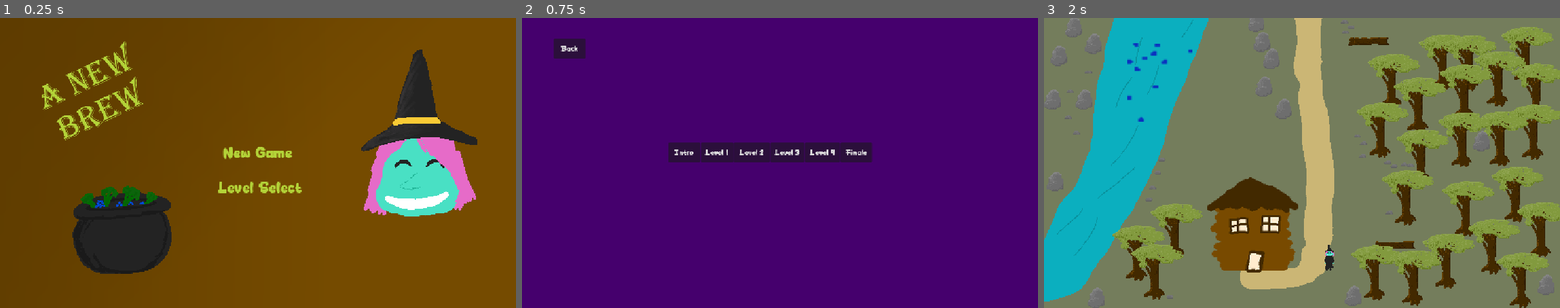
Above: before the commit, frames 1-3 (left to right).
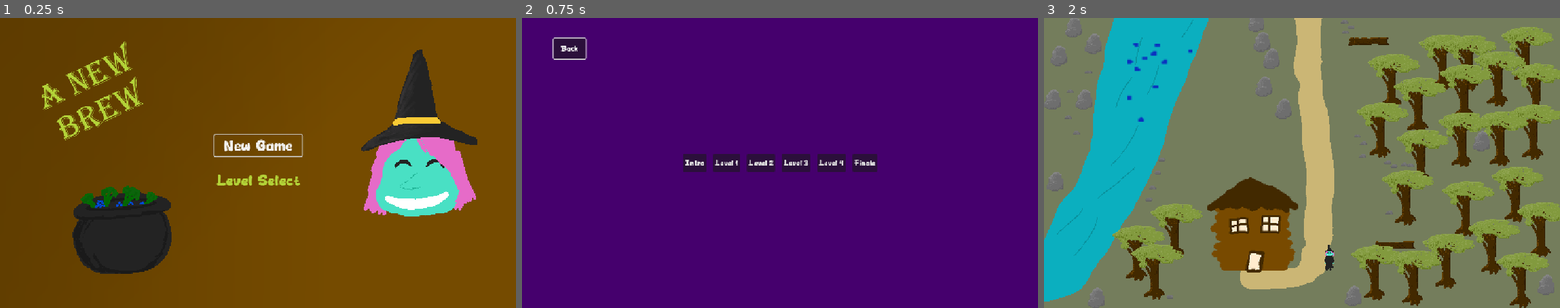
Above: after the commit, the same moments.

Repository: PeterMaidaRobot/Brewing-Game-Jam
Game: Godot game, scene res://scenes/levels/main_menu.tscn
The game is run twice, just before and just after one commit, with the same random seed, the same clock (stepped at 60 frames per second) and the same inputs.
Inputs:
- Up to frame 1 (0.25 s): no input
- Up to frame 2 (0.75 s): click "Level Select" at 0.5 s
- Up to frame 3 (2 s): click "Intro" at 1.25 s

The runs differ from the first frame. In frame 1, 1.3% of the frame differs, in the area x 41-59%, y 40-61%; in frame 2, 3.2%, in the area x 5-69%, y 6-54%; in frame 3, nothing differs.

Commit message:
Implemented focusing the main menu via keyboard or mouse!

Diff:
--- a/scenes/levels/main_menu.tscn
+++ b/scenes/levels/main_menu.tscn
@@ -19,38 +19,37 @@
 position = Vector2(576, 324)
 texture = ExtResource("2_leamy")
 
-[node name="NewGameButton" type="Button" parent="MenuScreen" unique_id=531183831]
+[node name="VBoxContainer" type="VBoxContainer" parent="MenuScreen" unique_id=801924495]
 layout_mode = 1
 anchors_preset = 8
 anchor_left = 0.5
 anchor_top = 0.5
 anchor_right = 0.5
 anchor_bottom = 0.5
-offset_left = -96.0
-offset_top = -54.0
-offset_right = 94.5
-offset_bottom = 8.0
+offset_left = -97.5
+offset_top = -50.0
+offset_right = 97.5
+offset_bottom = 50.0
 grow_horizontal = 2
 grow_vertical = 2
+theme_override_constants/separation = 30
+
+[node name="NewGameButton" type="Button" parent="MenuScreen/VBoxContainer" unique_id=531183831]
+layout_mode = 2
+focus_next = NodePath("../LevelSelectButton")
+focus_previous = NodePath("../LevelSelectButton")
+mouse_default_cursor_shape = 2
 theme_override_colors/font_color = Color(0.7019608, 0.827451, 0.21960784, 1)
 theme_override_fonts/font = ExtResource("3_721jg")
 theme_override_font_sizes/font_size = 32
 text = "New Game"
 flat = true
 
-[node name="LevelSelectButton" type="Button" parent="MenuScreen" unique_id=365482663]
-layout_mode = 1
-anchors_preset = 8
-anchor_left = 0.5
-anchor_top = 0.5
-anchor_right = 0.5
-anchor_bottom = 0.5
-offset_left = -112.0
-offset_top = 20.0
-offset_right = 119.0
-offset_bottom = 89.0
-grow_horizontal = 2
-grow_vertical = 2
+[node name="LevelSelectButton" type="Button" parent="MenuScreen/VBoxContainer" unique_id=365482663]
+layout_mode = 2
+focus_next = NodePath("../NewGameButton")
+focus_previous = NodePath("../NewGameButton")
+mouse_default_cursor_shape = 2
 theme_override_colors/font_color = Color(0.7019608, 0.827451, 0.21960784, 1)
 theme_override_fonts/font = ExtResource("3_721jg")
 theme_override_font_sizes/font_size = 32
@@ -58,7 +57,6 @@
 flat = true
 
 [node name="LevelScreen" type="Control" parent="." unique_id=1666513167]
-visible = false
 layout_mode = 3
 anchors_preset = 15
 anchor_right = 1.0
@@ -75,103 +73,75 @@
 grow_vertical = 2
 color = Color(0.27058825, 0, 0.42745098, 1)
 
-[node name="IntroButton" type="Button" parent="LevelScreen" unique_id=1730304502]
-layout_mode = 0
-offset_left = 327.0
-offset_top = 278.0
-offset_right = 398.0
-offset_bottom = 323.0
-theme_override_fonts/font = ExtResource("3_721jg")
-text = "Intro"
-
 [node name="BackButton" type="Button" parent="LevelScreen" unique_id=979414436]
 layout_mode = 0
 offset_left = 71.0
 offset_top = 46.0
 offset_right = 142.0
 offset_bottom = 91.0
+focus_next = NodePath("../HBoxContainer/IntroButton")
+focus_previous = NodePath("../HBoxContainer/FinaleButton")
+mouse_default_cursor_shape = 2
 theme_override_fonts/font = ExtResource("3_721jg")
 text = "Back"
 
-[node name="Level1Button" type="Button" parent="LevelScreen" unique_id=1203191206]
+[node name="HBoxContainer" type="HBoxContainer" parent="LevelScreen" unique_id=58123405]
 layout_mode = 1
 anchors_preset = 8
 anchor_left = 0.5
 anchor_top = 0.5
 anchor_right = 0.5
 anchor_bottom = 0.5
-offset_left = -177.0
-offset_top = -46.0
-offset_right = -104.0
-offset_bottom = -1.0
+offset_left = -189.0
+offset_top = -20.0
+offset_right = 189.0
+offset_bottom = 20.0
 grow_horizontal = 2
 grow_vertical = 2
+theme_override_constants/separation = 15
+
+[node name="IntroButton" type="Button" parent="LevelScreen/HBoxContainer" unique_id=1730304502]
+layout_mode = 2
+mouse_default_cursor_shape = 2
+theme_override_fonts/font = ExtResource("3_721jg")
+text = "Intro"
+
+[node name="Level1Button" type="Button" parent="LevelScreen/HBoxContainer" unique_id=1203191206]
+layout_mode = 2
+mouse_default_cursor_shape = 2
 theme_override_fonts/font = ExtResource("3_721jg")
 text = "Level 1"
 
-[node name="Level2Button" type="Button" parent="LevelScreen" unique_id=37050436]
-layout_mode = 1
-anchors_preset = 8
-anchor_left = 0.5
-anchor_top = 0.5
-anchor_right = 0.5
-anchor_bottom = 0.5
-offset_left = -103.0
-offset_top = -46.0
-offset_right = -23.0
-offset_bottom = -1.0
-grow_horizontal = 2
-grow_vertical = 2
+[node name="Level2Button" type="Button" parent="LevelScreen/HBoxContainer" unique_id=37050436]
+layout_mode = 2
+mouse_default_cursor_shape = 2
 theme_override_fonts/font = ExtResource("3_721jg")
 text = "Level 2"
 
-[node name="Level3Button" type="Button" parent="LevelScreen" unique_id=1526284181]
-layout_mode = 1
-anchors_preset = 8
-anchor_left = 0.5
-anchor_top = 0.5
-anchor_right = 0.5
-anchor_bottom = 0.5
-offset_left = -22.0
-offset_top = -46.0
-offset_right = 55.0
-offset_bottom = -1.0
-grow_horizontal = 2
-grow_vertical = 2
+[node name="Level3Button" type="Button" parent="LevelScreen/HBoxContainer" unique_id=1526284181]
+layout_mode = 2
+mouse_default_cursor_shape = 2
 theme_override_fonts/font = ExtResource("3_721jg")
 text = "Level 3"
 
-[node name="Level4Button" type="Button" parent="LevelScreen" unique_id=198095792]
-layout_mode = 1
-anchors_preset = 8
-anchor_left = 0.5
-anchor_top = 0.5
-anchor_right = 0.5
-anchor_bottom = 0.5
-offset_left = 56.0
-offset_top = -46.0
-offset_right = 134.0
-offset_bottom = -1.0
-grow_horizontal = 2
-grow_vertical = 2
+[node name="Level4Button" type="Button" parent="LevelScreen/HBoxContainer" unique_id=198095792]
+layout_mode = 2
+mouse_default_cursor_shape = 2
 theme_override_fonts/font = ExtResource("3_721jg")
 text = "Level 4"
 
-[node name="FinaleButton" type="Button" parent="LevelScreen" unique_id=864538070]
-layout_mode = 0
-offset_left = 711.0
-offset_top = 278.0
-offset_right = 782.0
-offset_bottom = 323.0
+[node name="FinaleButton" type="Button" parent="LevelScreen/HBoxContainer" unique_id=864538070]
+layout_mode = 2
+mouse_default_cursor_shape = 2
 theme_override_fonts/font = ExtResource("3_721jg")
 text = "Finale"
 
-[connection signal="pressed" from="MenuScreen/NewGameButton" to="." method="_on_new_game_button_pressed"]
-[connection signal="pressed" from="MenuScreen/LevelSelectButton" to="." method="_on_level_select_button_pressed"]
-[connection signal="pressed" from="LevelScreen/IntroButton" to="." method="_on_level_button_pressed" binds= [0]]
+[connection signal="pressed" from="MenuScreen/VBoxContainer/NewGameButton" to="." method="_on_new_game_button_pressed"]
+[connection signal="pressed" from="MenuScreen/VBoxContainer/LevelSelectButton" to="." method="_on_level_select_button_pressed"]
 [connection signal="pressed" from="LevelScreen/BackButton" to="." method="_on_back_button_pressed"]
-[connection signal="pressed" from="LevelScreen/Level1Button" to="." method="_on_level_button_pressed" binds= [1]]
-[connection signal="pressed" from="LevelScreen/Level2Button" to="." method="_on_level_button_pressed" binds= [2]]
-[connection signal="pressed" from="LevelScreen/Level3Button" to="." method="_on_level_button_pressed" binds= [3]]
-[connection signal="pressed" from="LevelScreen/Level4Button" to="." method="_on_level_button_pressed" binds= [4]]
-[connection signal="pressed" from="LevelScreen/FinaleButton" to="." method="_on_level_button_pressed" binds= [99]]
+[connection signal="pressed" from="LevelScreen/HBoxContainer/IntroButton" to="." method="_on_level_button_pressed" binds= [0]]
+[connection signal="pressed" from="LevelScreen/HBoxContainer/Level1Button" to="." method="_on_level_button_pressed" binds= [1]]
+[connection signal="pressed" from="LevelScreen/HBoxContainer/Level2Button" to="." method="_on_level_button_pressed" binds= [2]]
+[connection signal="pressed" from="LevelScreen/HBoxContainer/Level3Button" to="." method="_on_level_button_pressed" binds= [3]]
+[connection signal="pressed" from="LevelScreen/HBoxContainer/Level4Button" to="." method="_on_level_button_pressed" binds= [4]]
+[connection signal="pressed" from="LevelScreen/HBoxContainer/FinaleButton" to="." method="_on_level_button_pressed" binds= [99]]
--- a/scripts/levels/main_menu.gd
+++ b/scripts/levels/main_menu.gd
@@ -3,14 +3,40 @@
 
 # Called when the node enters the scene tree for the first time.
 func _ready() -> void:
+	show_main_menu()
+
+	# Let the mouse also grab focus in addition to the keyboard
+	mouse_focuses_children($MenuScreen/VBoxContainer)
+	mouse_focuses_children($LevelScreen/HBoxContainer)
+	$LevelScreen/BackButton.mouse_entered.connect(func() -> void: $LevelScreen/BackButton.grab_focus())
+
+
+# Called every frame. 'delta' is the elapsed time since the previous frame.
+func _process(_delta: float) -> void:
+	pass
+
+# This function will turn on the mouse entered event to focus each of the
+# children buttons in the provided vbox or hbox
+func mouse_focuses_children(container : Container) -> void:
+	for child in container.get_children():
+		if child is Button:
+			child.mouse_entered.connect(func() -> void: child.grab_focus())
+
+
+func show_main_menu() -> void:
 	# Make sure the windows are set properly
 	$MenuScreen.show()
 	$LevelScreen.hide()
 
+	# Grab focus to the NewGame button so the user can tab through
+	$MenuScreen/VBoxContainer/NewGameButton.grab_focus()
 
-# Called every frame. 'delta' is the elapsed time since the previous frame.
-func _process(delta: float) -> void:
-	pass
+func show_level_select_menu() -> void:
+	$LevelScreen.show()
+	$MenuScreen.hide()
+
+	$LevelScreen/BackButton.grab_focus()
+
 
 
 func _on_new_game_button_pressed() -> void:
@@ -18,13 +44,11 @@
 
 # Navigate from the Main Menu to the Level Select screen
 func _on_level_select_button_pressed() -> void:
-	$LevelScreen.show()
-	$MenuScreen.hide()
+	show_level_select_menu()
 
 # Navigate back from the Level Select screen to the main menu
 func _on_back_button_pressed() -> void:
-	$MenuScreen.show()
-	$LevelScreen.hide()
+	show_main_menu()
 
 func _on_level_button_pressed(level_num: int) -> void:
 	get_tree().change_scene_to_file(Constants.LEVEL_SCENE_PATH[level_num])
